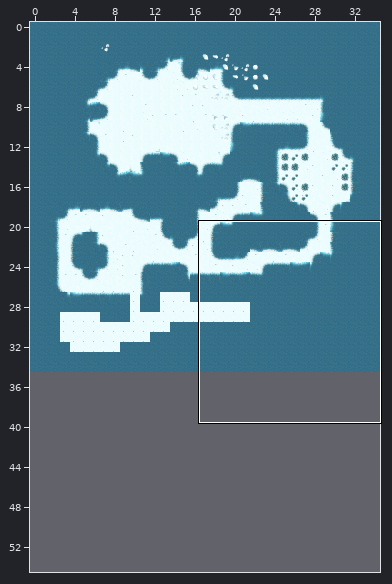
Tiled map (JSON): src/Erik/assets/tilemaps/iceworld.json. Above, an overview of the earlier version with the close-up marked.
Close-up. The starting point:
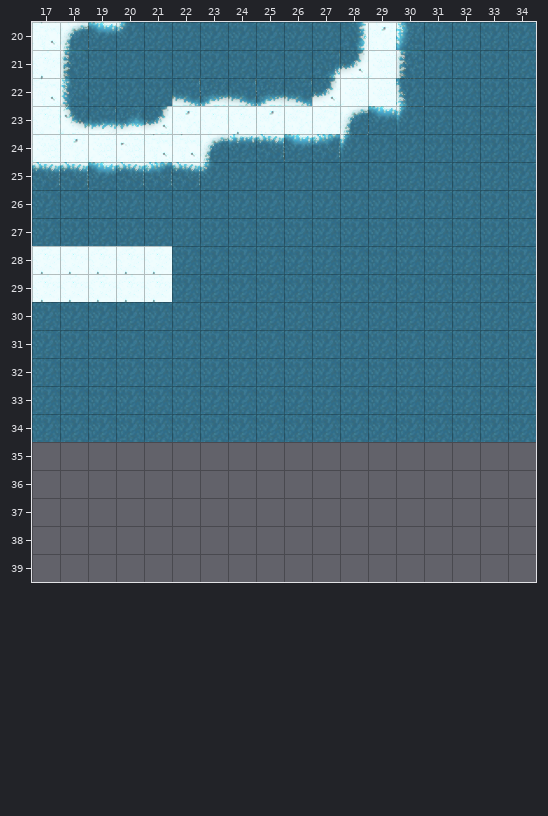
Cells are 32x32 px. Shown: x 17..34, y 20..39. The commit also changed other parts of the map, which this record leaves out. The old version is drawn lined up with the new one.
After the commit:
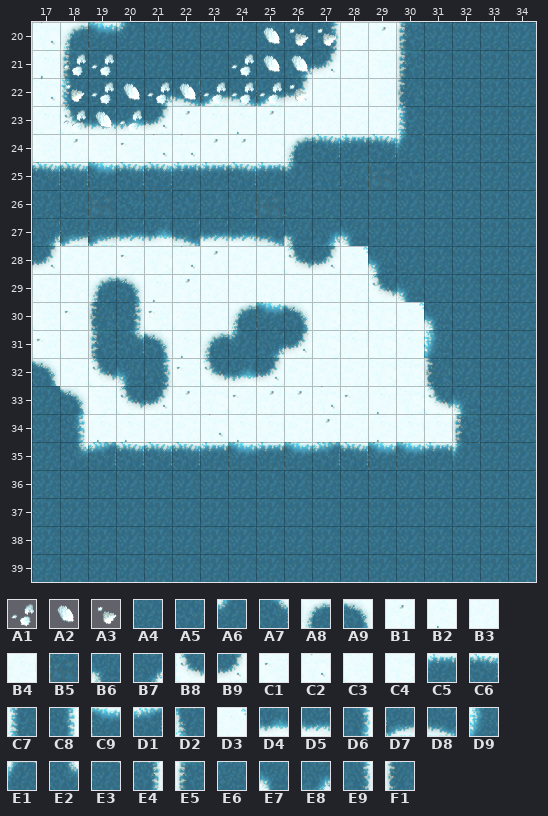
Key: from "terrain-assets": A1 2, A2 3, A3 4; from "winter-tiles-v5": A4 0, A5 1, A6 2, A7 3, A8 4, A9 5, B1 6, B2 7, B3 8, B4 9, B5 10, B6 14, B7 15, B8 16, B9 17, C1 18, C2 19, C3 20, C4 21, C5 24, C6 25, C7 26, C8 27, C9 28, D1 29, D2 30, D3 33, D4 36, D5 37, D6 39, D7 40, D8 41, D9 42, E1 48, E2 51, E3 52, E4 57, E5 58, E6 60, E7 64, E8 67, E9 69, F1 70.
__ is an empty cell.
Tiles replaced or removed in this view: A4, A6, A8, B2, B7, B9, C3, C5, C6, C9, D1, D2, D6, D8, D9, E1.
Diff:
Changed rows in their new state; .. is an unchanged cell.
map size 35x35 -> 35x55 cells
Layer "Background":
first column x 17:
20 .. .. .. .. .. .. .. .. .. .. E9 B3 .. E5 .. .. .. ..
21 .. .. .. .. .. .. .. .. .. B7 B9 B3 .. .. .. .. .. ..
22 .. .. .. .. B7 .. .. .. .. B9 B3 B3 .. F1 .. .. .. ..
23 .. .. .. .. .. .. .. .. .. .. .. B3 B3 C7 .. .. .. ..
24 .. .. .. .. .. .. B1 B1 C4 A8 C6 C5 C6 E1 .. .. .. ..
25 .. .. .. .. C6 C5 C5 C6 C5 A6 .. .. B5 A5 .. .. .. ..
26 .. E6 B5 .. E3 .. .. .. B5 .. .. .. .. .. .. .. .. ..
27 B7 D7 D7 D5 D4 D8 D5 D5 D8 B6 E8 E7 .. .. .. .. .. ..
28 B9 B3 B3 C1 C4 C2 B1 B3 B3 B8 B9 D3 E7 .. .. .. .. ..
29 B3 B3 A8 A9 .. B1 B3 B3 B3 B3 B3 B3 B8 E7 .. .. .. ..
30 C3 C1 F1 E4 C1 C3 B3 A8 C9 A9 C4 B4 C4 D3 E7 .. .. ..
31 C1 C3 E5 A7 A9 B2 A8 A6 B7 B9 C4 B4 C4 B4 D9 .. .. ..
32 A9 B3 B8 E7 E9 C1 B8 D4 B9 B3 B3 B3 C4 C4 F1 .. .. ..
33 .. A9 C3 B8 B9 B1 C4 C1 B1 B1 C2 C1 B2 C4 B8 E7 .. ..
34 .. C8 B2 B2 B3 B3 C2 B2 B4 B3 B1 B3 B2 B4 B4 E5 .. ..
35 A4 E2 D1 C6 C6 C6 C5 C9 C5 C9 D1 C6 C9 C9 C5 E1 A4 A4
36 A4 A4 A4 A4 A4 A4 A4 A4 A4 A4 A4 A4 A4 A4 A4 A4 A4 A4
37 A4 A4 A4 A4 A4 A4 A4 A4 A4 A4 A4 A4 A4 A4 A4 A4 A4 A4
38 A4 A4 A4 A4 A4 A4 A4 A4 A4 A4 A4 A4 A4 A4 A4 A4 A4 A4
39 A4 A4 A4 A4 A4 A4 A4 A4 A4 A4 A4 A4 A4 A4 A4 A4 A4 A4
Layer "terrain assets":
first column x 18:
20 .. .. .. .. .. .. .. A2 A3 A3
21 A1 A1 .. .. .. .. A1 A2 A2 ..
22 A3 A1 A2 A1 A2 A1 A1 A1 A3 ..
23 A1 A2 A1 .. .. .. .. .. .. ..
first column x 17:
28 __ __ __ __ __
29 __ __ __ __ ..
Changed places in both close-ups, as pixel boxes (x1, y1, x2, y2):
changed: (32, 22, 536, 582)
